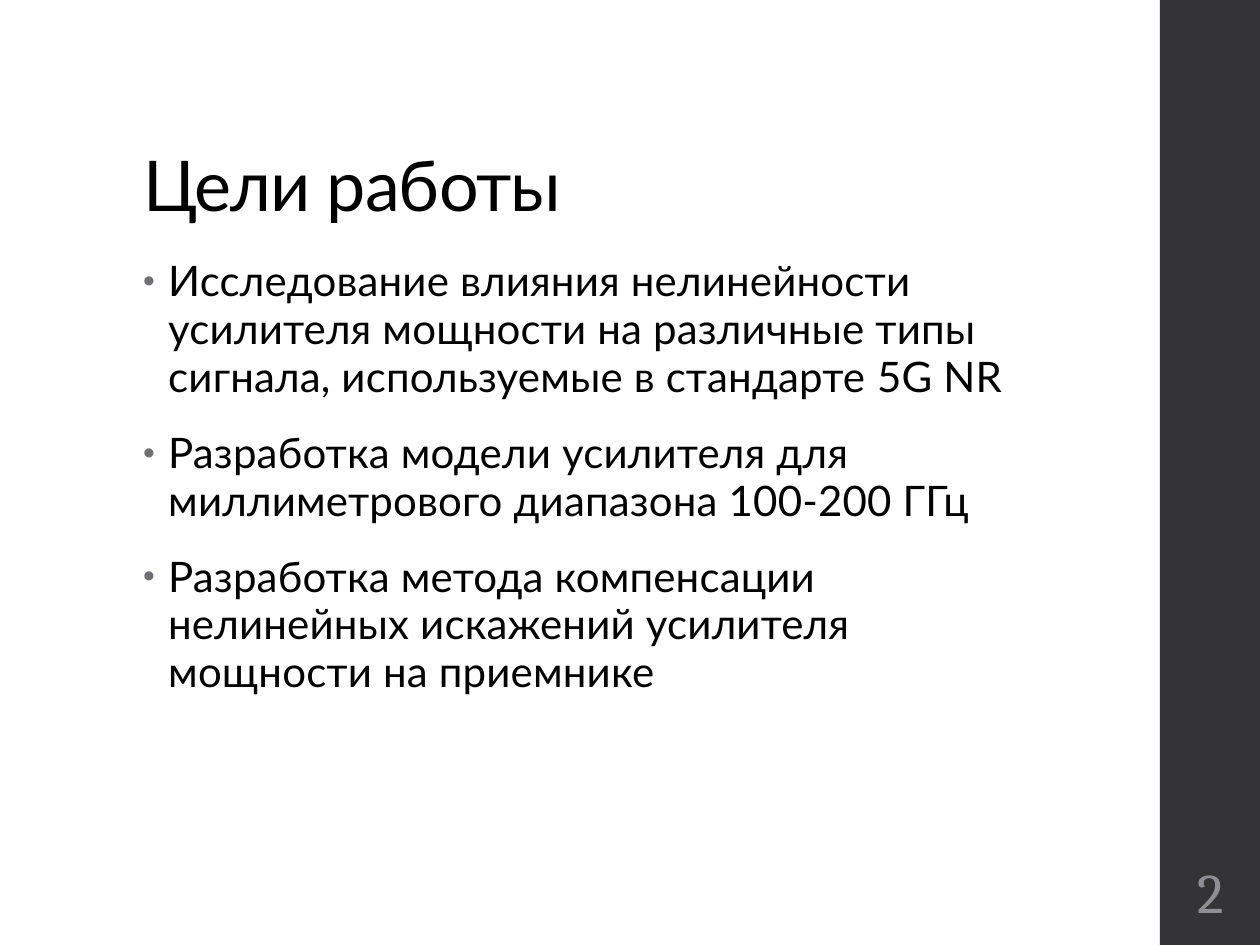
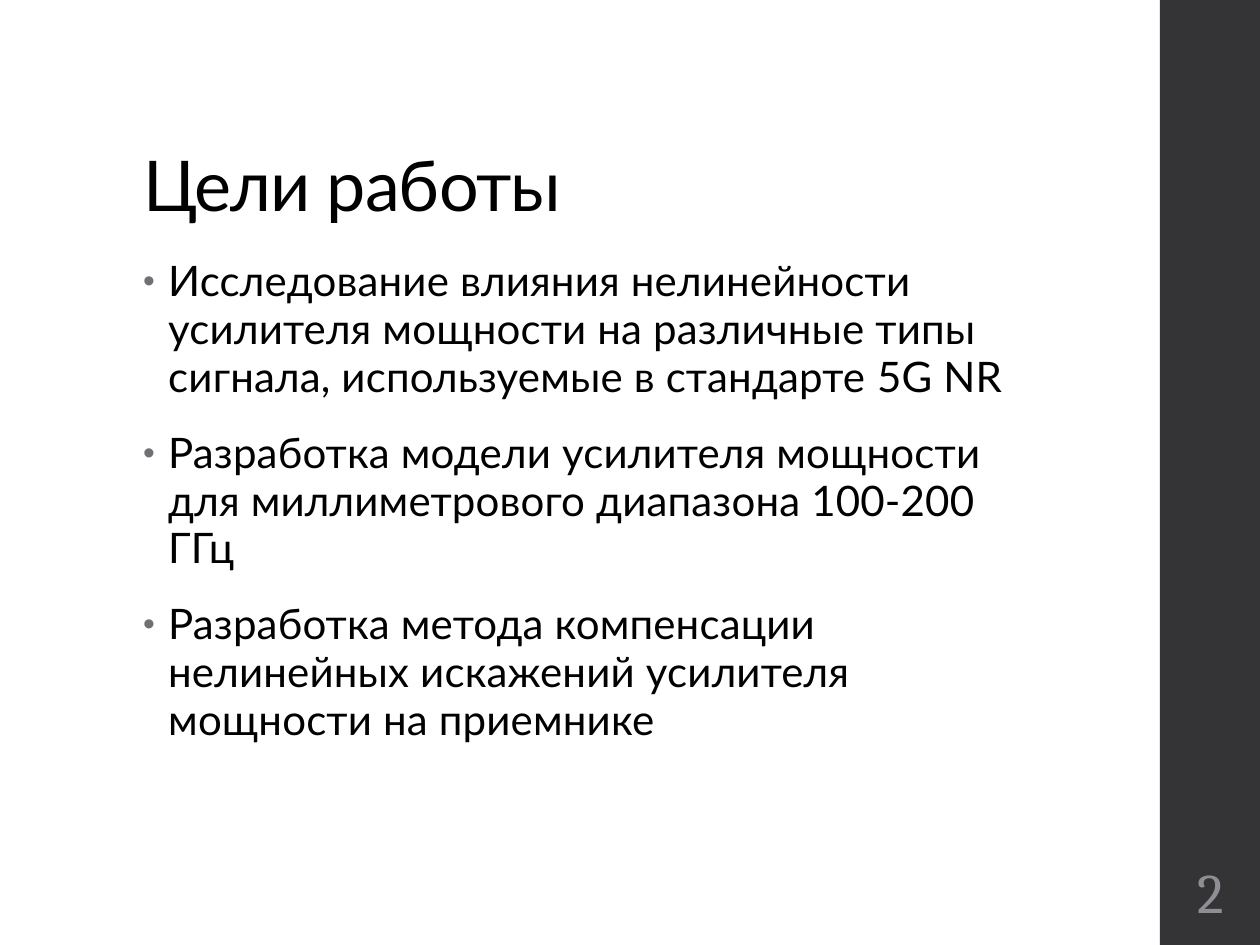
Before and after one commit to kannab98/graduation-paper, a slide deck: slide 2 of Presentation.pptx. Drawn at 1260x945 pixels with LibreOffice and Linux fonts; fonts in the diff are those of the drawing. Boxes give left, top, right and bottom in pixels: in the first picture for what was removed or moved away, otherwise in the second. Text is boxed around its words. In the diff, an @@ line names an element or a change of style, - is before the commit and + after.

```diff
--- a/Presentation.pptx
+++ b/Presentation.pptx
@@ text at [168, 437, 980, 571]: text changed @@
-• Разработка модели усилителя для миллиметрового диапазона 100-200 ГГц
+• Разработка модели усилителя мощности для миллиметрового диапазона 100-200 ГГц
```
Also in this commit, not shown: 8 other slides changed, 3 slides added, 1 slide removed, 2 other files.
